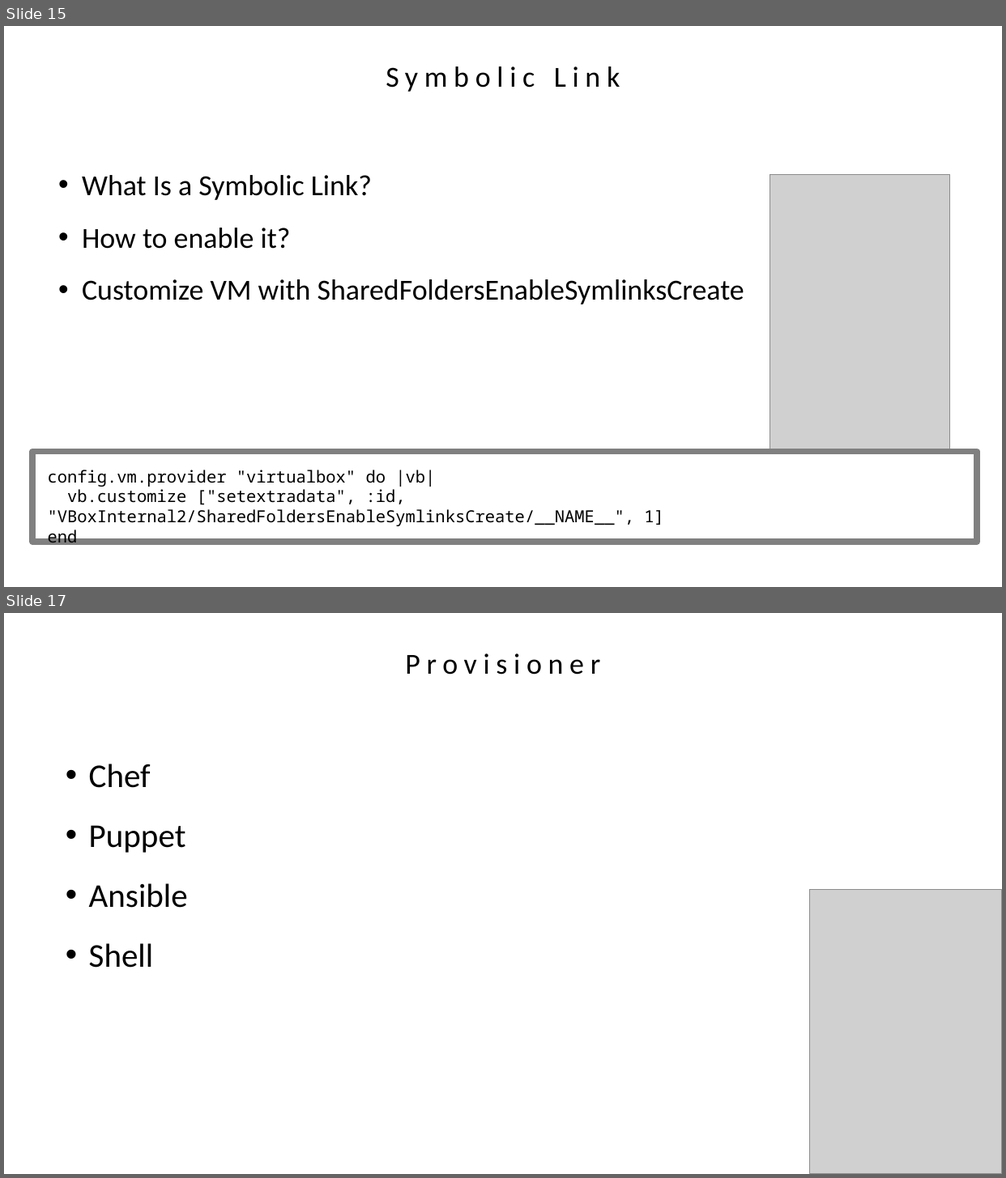
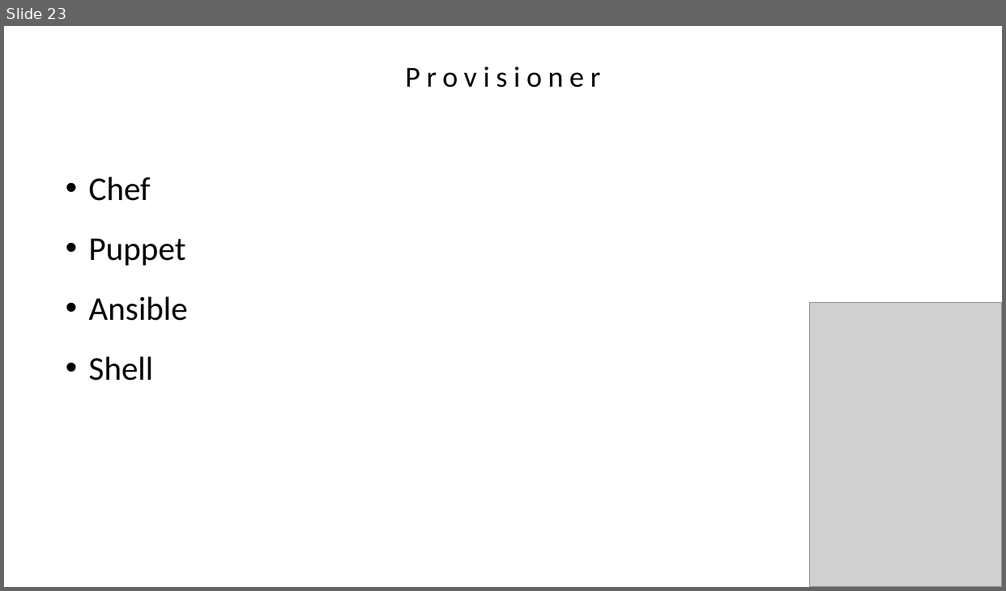
Before and after one commit to agavazov/vagrant-presentation, a slide deck: vagrant.pptx. Shown one above the other, each under a label of ours: slides 15 and 17 before the commit, slide 23 after it; the slides between them are not shown. The pictures are 1006x1178 and 1006x591 pixels, drawn with LibreOffice and Linux fonts; fonts in the diff are those of the drawing; grey boxes stand for pictures. Boxes give left, top, right and bottom in pixels: in the first picture for what was removed or moved away, otherwise in the second. Text is boxed around its words. In the diff, an @@ line names an element or a change of style, - is before the commit and + after.

```diff
--- a/vagrant.pptx
+++ b/vagrant.pptx
@@ slide 15 removed at bbox=[4, 26, 1002, 587], background #FFFFFF @@
@@ text removed at bbox=[386, 66, 620, 92] @@
-Symbolic Link
@@ text removed at bbox=[82, 175, 744, 305] @@
-• What Is a Symbolic Link?
-• How to enable it?
-• Customize VM with SharedFoldersEnableSymlinksCreate
@@ picture removed at bbox=[770, 175, 950, 452] @@
@@ rectangle removed at bbox=[32, 452, 978, 543] @@
-config.vm.provider "virtualbox" do |vb|
-vb.customize ["setextradata", :id, "VBoxInternal2/SharedFoldersEnableSymlinksCreate/__NAME__", 1]
-end
@@ what was slide 17 is now slide 23 @@
```
Also in this commit, not shown: 11 slides changed, 11 slides added, 5 other slides removed, 21 other files.
